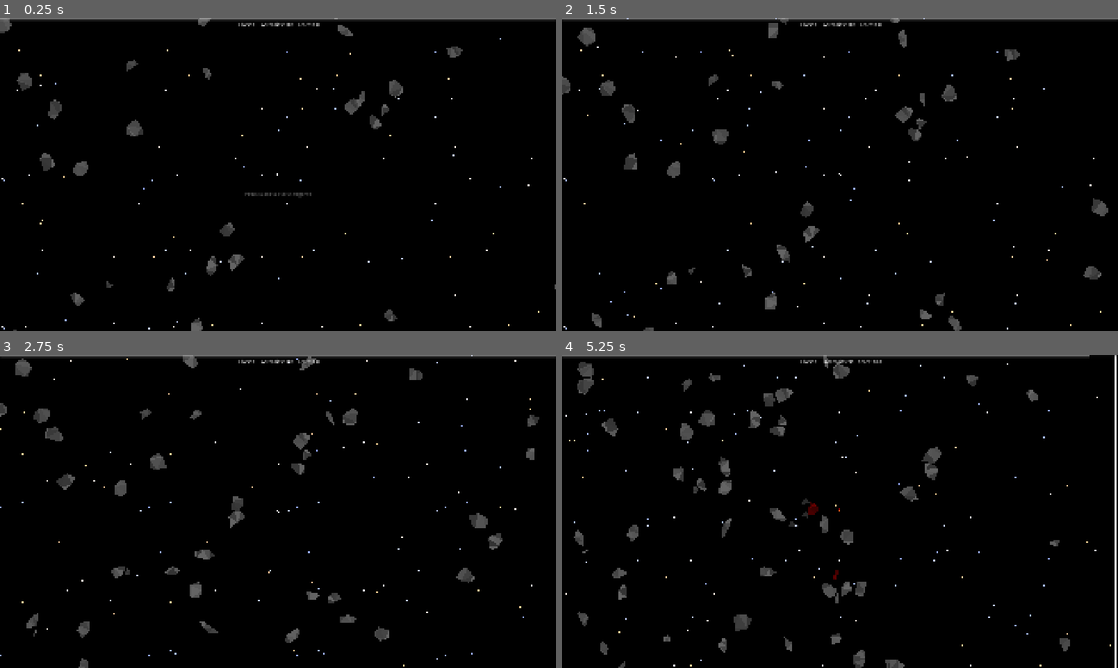
Above: before the commit, frames 1-4 (two rows, left to right).
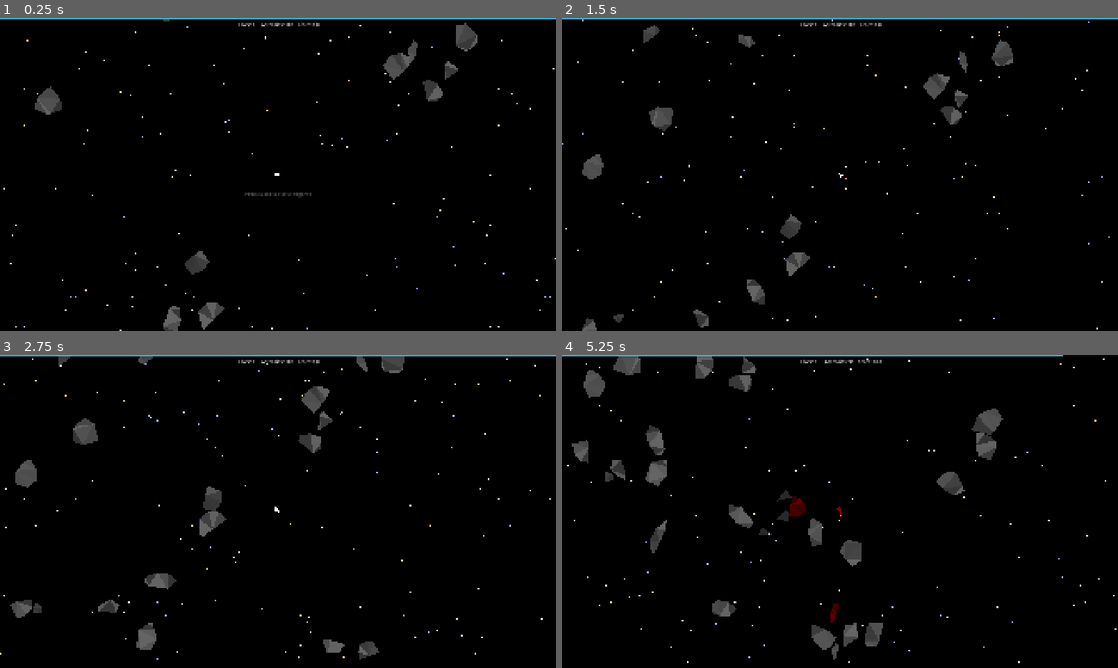
Above: after the commit, the same moments.

Repository: ProudFridge/Asteroids
Game: Godot game, scene res://scenes/game/game.tscn
Two runs of this game, one before a commit and one after it. Both use one fixed random seed, a clock stepped at 60 frames per second and the inputs below.
Inputs (mouse positions are in pixels of both pictures, inside the frame that each line leads up to):
- Up to frame 1 (0.25 s): no input
- Up to frame 2 (1.5 s): tap Space (space) at 0.5 s; move the mouse to (962, 158) at 0.52 s; hold D (turn_right) 0.53-1.28 s; hold Shift (shift) 0.53-1.28 s; click (962, 158) at 0.67 s; right-click (962, 158) at 0.8 s; move the mouse to (728, 190) at 1.27 s; hold S (backwards) from 1.28 s (still down); right-click (728, 190) at 1.35 s; click (728, 190) at 1.42 s
- Up to frame 3 (2.75 s): tap Shift (shift) at 1.55 s; move the mouse to (333, 442) at 2.02 s; release S (backwards) at 2.03 s; hold D (turn_right) from 2.03 s (still down); hold Shift (shift) from 2.03 s (still down); click (333, 442) at 2.17 s; right-click (333, 442) at 2.3 s
- Up to frame 4 (5.25 s): move the mouse to (812, 574) at 2.77 s; release D (turn_right) at 2.78 s; release Shift (shift) at 2.78 s; hold W (forwards) 2.78-3.53 s; tap Space (space) at 2.85 s; click (812, 574) at 2.92 s; tap Shift (shift) at 3.05, 4.55 s; move the mouse to (1006, 558) at 3.52 s; hold Right mouse button (right_click, bound only after the commi… 3.53-4.28 s; hold A (turn_left) 3.53-5.03 s; click (1006, 558) at 3.67 s; move the mouse to (673, 464) at 4.27 s; tap Alt at 4.35 s; click (673, 464) at 4.42 s; move the mouse to (867, 511) at 5.02 s; hold S (backwards) from 5.03 s (still down); hold Shift (shift) from 5.03 s (still down); click (867, 511) at 5.17 s

The runs differ from the first frame. In frame 1, 4.1% of the frame differs, in the area x 0-100%, y 0-100%; in frame 2, 5.2%; in frame 3, 6.3%; in frame 4, 8.7%.

Commit message:
Let the user zoom out the camera by right clicking their mouse

Diff:
--- a/project.godot
+++ b/project.godot
@@ -80,6 +80,11 @@
 "events": [Object(InputEventKey,"resource_local_to_scene":false,"resource_name":"","device":-1,"window_id":0,"alt_press …(195 unchanged characters)…
 ]
 }
+right_click={
+"deadzone": 0.2,
+"events": [Object(InputEventMouseButton,"resource_local_to_scene":false,"resource_name":"","device":-1,"window_id":0,"alt_pressed":false,"shift_pressed":false,"ctrl_pressed":false,"meta_pressed":false,"button_mask":2,"position":Vector2(95, 17),"global_position":Vector2(104, 65),"factor":1.0,"button_index":2,"canceled":false,"pressed":true,"double_click":false,"script":null)
+]
+}
 
 [layer_names]
 
--- /dev/null
+++ b/scenes/game/camera_2d.gd
@@ -0,0 +1,20 @@
+extends Camera2D
+
+@export var cameraZoom: Vector2 = Vector2(0.8, 0.8)
+var zoomOutPercentage: float = 0.25
+
+func _ready() -> void:
+	zoom = cameraZoom
+
+func _input(event: InputEvent) -> void:
+	if event.is_action_pressed("right_click"):
+		var tween: Tween = get_tree().create_tween()
+		tween.tween_property(self, "zoom", cameraZoom * (1 - zoomOutPercentage), 0.1)
+		tween.set_ease(Tween.EASE_OUT)
+		tween.set_trans(Tween.TRANS_EXPO)
+
+	if event.is_action_released("right_click"):
+		var tween: Tween = get_tree().create_tween()
+		tween.tween_property(self, "zoom", cameraZoom, 0.1)
+		tween.set_ease(Tween.EASE_OUT)
+		tween.set_trans(Tween.TRANS_EXPO)
--- a/scenes/game/game.tscn
+++ b/scenes/game/game.tscn
@@ -1,6 +1,7 @@
 [gd_scene format=3 uid="uid://dobdvgut8dbsl"]
 
 [ext_resource type="PackedScene" uid="uid://s0kngucv0cnl" path="res://scenes/player/player.tscn" id="1_sul5r"]
+[ext_resource type="Script" uid="uid://5htph50fyjch" path="res://scenes/game/camera_2d.gd" id="2_uyinl"]
 [ext_resource type="PackedScene" uid="uid://dh2eakv6ikta5" path="res://scenes/managers/asteroid_manager/asteroid_manager.tscn" id="4_kelw5"]
 [ext_resource type="PackedScene" uid="uid://dt5w32stiehqw" path="res://scenes/managers/game_manager/game_manager.tscn" id="5_lfrn8"]
 [ext_resource type="Script" uid="uid://yb8dwdqkpvd5" path="res://scenes/game/ui/lives_label.gd" id="6_5i0tg"]
@@ -20,6 +21,9 @@
 
 [sub_resource type="LabelSettings" id="LabelSettings_0sr1o"]
 
+[sub_resource type="StyleBoxFlat" id="StyleBoxFlat_mikig"]
+bg_color = Color(0.23166987, 0.68188, 0.78311294, 1)
+
 [sub_resource type="Theme" id="Theme_5jirj"]
 
 [sub_resource type="StyleBoxFlat" id="StyleBoxFlat_vaxfo"]
@@ -46,8 +50,9 @@
 
 [node name="Camera2D" type="Camera2D" parent="Player" unique_id=863287189]
 process_mode = 3
-zoom = Vector2(0.5, 0.5)
+zoom = Vector2(0.6, 0.6)
 limit_enabled = false
+script = ExtResource("2_uyinl")
 
 [node name="Managers" type="Node" parent="." unique_id=1491249176]
 
@@ -140,6 +145,7 @@
 [node name="BoostBar" type="ProgressBar" parent="Header/Header" unique_id=1686969542 node_paths=PackedStringArray("player")]
 custom_minimum_size = Vector2(0, 8)
 layout_mode = 2
+theme_override_styles/fill = SubResource("StyleBoxFlat_mikig")
 show_percentage = false
 script = ExtResource("12_5v6r0")
 player = NodePath("../../../Player")
@@ -267,7 +273,6 @@
 
 [node name="GameStartLabel" type="Label" parent="InstructionLayer" unique_id=289557349 node_paths=PackedStringArray("gameManager")]
 process_mode = 2
-visible = false
 anchors_preset = 8
 anchor_left = 0.5
 anchor_top = 0.5
--- a/scenes/player/player.gd
+++ b/scenes/player/player.gd
@@ -12,7 +12,7 @@
 var boostAccel: float = 1500
 var boostTime: float = 4
 var currentBoostValue: float = boostTime
-var boostDepletion: float = 2
+var boostDepletion: float = 3
 var boostRefill: float = 1
 
 var polygon: PackedVector2Array
@@ -58,8 +58,7 @@
 			position.y = collisionPosition.y - position.y
 
 		# Won't work without the 1
-		print(collisionPosition.y)
-		if collisionPosition.y <= 0:
+		if collisionPosition.y <= 1:
 			position.y = Global.windowSize.y - (collisionPosition.y - position.y)
 
 
@@ -69,13 +68,13 @@
 	var rotDir : float = Input.get_axis("turn_left", "turn_right")
 
 	if direction && Input.is_action_pressed("shift"):
-		if currentBoostValue > 0:
+		if currentBoostValue > boostDepletion * delta:
 			currentAccel = boostAccel
 			currentBoostValue -= boostDepletion * delta
 	else:
 		currentAccel = accel
 
-	if currentBoostValue < boostTime:
+	if currentBoostValue < boostTime :
 		currentBoostValue += boostRefill * delta
 
 	if direction:
@@ -87,7 +86,7 @@
 
 func die() -> void:
 	died.emit()
-	queue_free()
+	hide()
 
 func _on_body_entered(body: Node) -> void:
 	if body is Asteroid and damage_timer.is_stopped():
--- /dev/null
+++ b/scenes/test/parallax_test.gdshader
@@ -0,0 +1,19 @@
+shader_type canvas_item;
+
+uniform vec2 textureSize = vec2(512, 512);
+uniform int starAmount = 10;
+
+const vec2[3] stars = {vec2(0.5,1), vec2(0.2,0.9), vec2(0.2,0.9)};
+
+void vertex() {
+
+	// Called for every vertex the material is visible on.
+}
+
+void fragment() {
+	vec2 uv = UV;
+	uv *= 29.0;
+	uv = mod(uv, 1.0);
+
+	COLOR = vec4(uv.x, uv.y, 1, 1);
+}
--- /dev/null
+++ b/scenes/test/parallax_test.tscn
@@ -0,0 +1,18 @@
+[gd_scene format=3 uid="uid://inm8aiks5q84"]
+
+[ext_resource type="Shader" uid="uid://dgh6dj8qnk61w" path="res://scenes/test/parallax_test.gdshader" id="1_p5dn4"]
+
+[sub_resource type="ShaderMaterial" id="ShaderMaterial_2m7xh"]
+shader = ExtResource("1_p5dn4")
+shader_parameter/textureSize = Vector2(512, 512)
+shader_parameter/starAmount = 10
+
+[node name="ParallaxTest" type="Node2D" unique_id=53822549]
+
+[node name="Parallax2D" type="Parallax2D" parent="." unique_id=347008200]
+
+[node name="ColorRect" type="ColorRect" parent="Parallax2D" unique_id=1771426057]
+material = SubResource("ShaderMaterial_2m7xh")
+offset_right = 1916.0
+offset_bottom = 1072.0
+color = Color(1, 0.29000002, 0.29000002, 1)
--- /dev/null
+++ b/singletons/sound_singleton.gd
@@ -0,0 +1,11 @@
+extends Node
+
+
+# Called when the node enters the scene tree for the first time.
+func _ready() -> void:
+	pass # Replace with function body.
+
+
+# Called every frame. 'delta' is the elapsed time since the previous frame.
+func _process(delta: float) -> void:
+	pass
Not shown, added: scenes/game/camera_2d.gd.uid
Not shown, added: scenes/test/parallax_test.gdshader.uid
Not shown, added: singletons/sound_singleton.gd.uid
